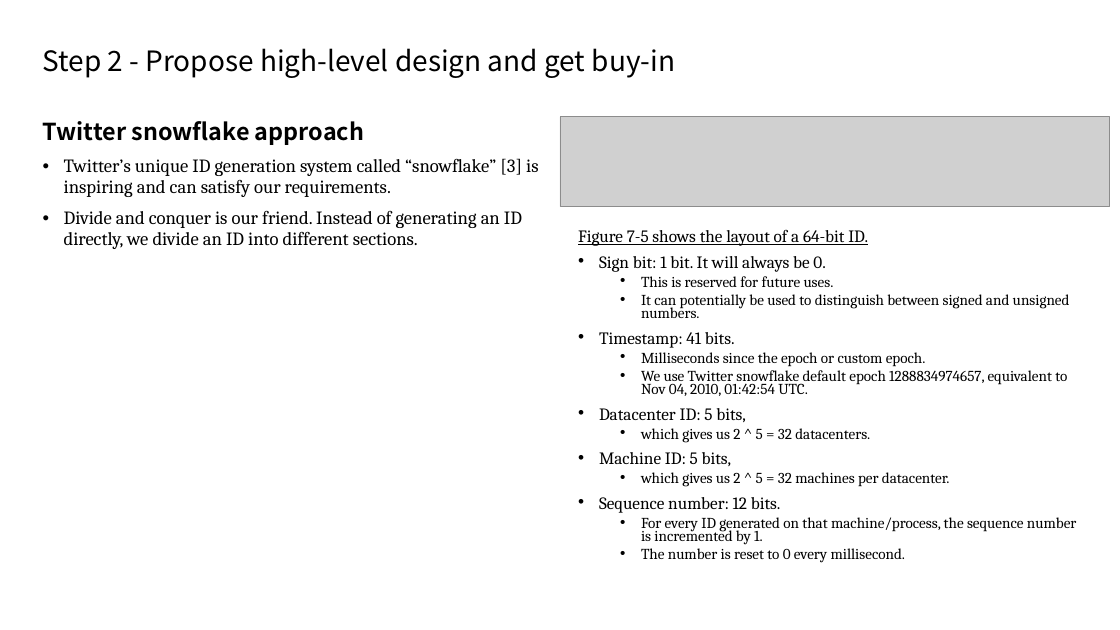
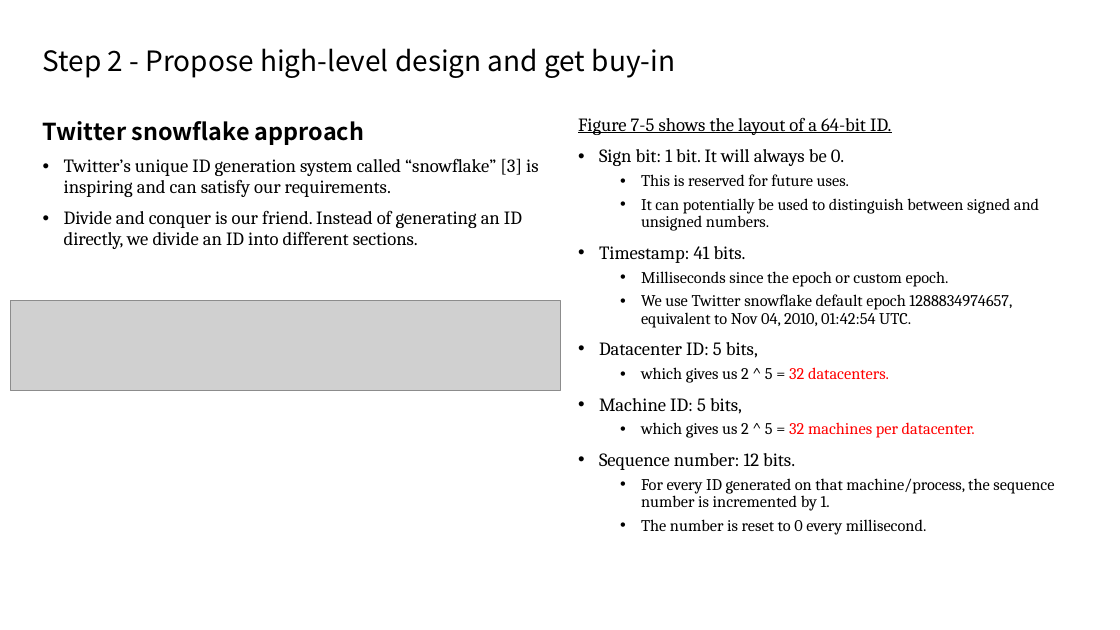
Before and after one commit to Vancouver-KDD/book-study, a slide deck: slide 8 of [Jason Yang] Wk 4 (Ch 7).pptx (slide 7 before the commit). Drawn at 1120x630 pixels with LibreOffice and Linux fonts; fonts in the diff are those of the drawing; grey boxes stand for pictures. Boxes give left, top, right and bottom in pixels: in the first picture for what was removed or moved away, otherwise in the second. Text is boxed around its words. In the diff, an @@ line names an element or a change of style, - is before the commit and + after.

```diff
--- a/[Jason Yang] Wk 4 (Ch 7).pptx
+++ b/[Jason Yang] Wk 4 (Ch 7).pptx
@@ text "Figure 7-5 shows the layout ...": place and size @@
-text "Figure 7-5 shows the layout ..." at [578,230,1077,563]
+text "Figure 7-5 shows the layout ..." at [578,118,1054,535]
@@ text "Figure 7-5 shows the layout ..." at [578,118,1054,535]: size 14.8 to 16 pt in "Figure 7-5 shows the layout of a ...", "Sign bit: 1 bit. It will always ...", "Timestamp: 41 bits.", "Datacenter ID: 5 bits," and 2 more places; size 12.9 to 14 pt in "This is reserved for future uses.", "It can potentially be used to distinguish ...", "Milliseconds since the epoch or custom epoch.", "We use Twitter snowflake default epoch 1288834974657, ..." and 4 more places; text colour #000000 to #FF0000 in "32 datacenters.", "32 machines per datacenter."; line spacing 0.7 to 0.9 @@
@@ picture: place and size @@
-picture at [560,117,1111,207]
+picture at [10,301,560,391]
```
Also in this commit, not shown: 8 other slides changed, 3 slides added.
